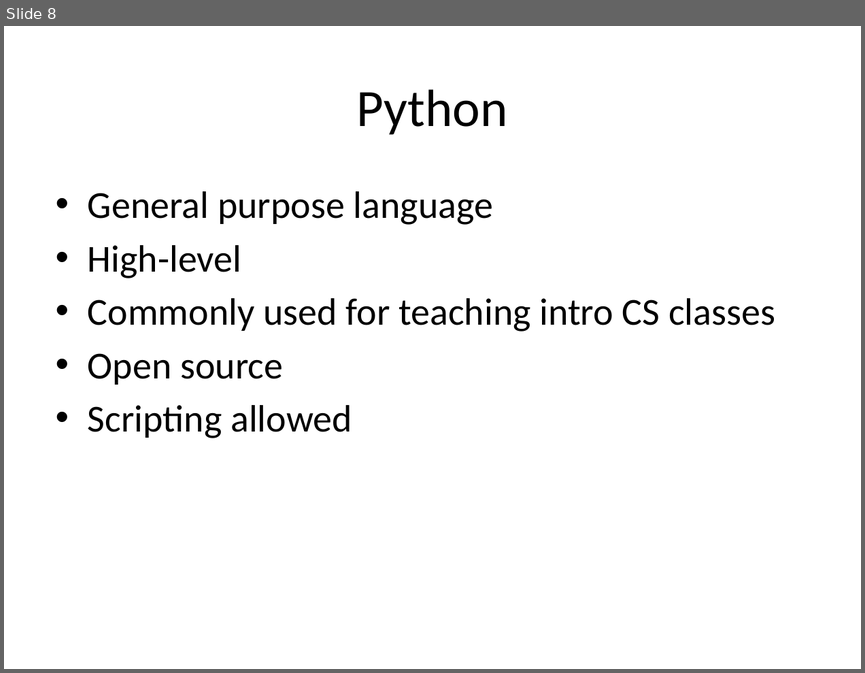
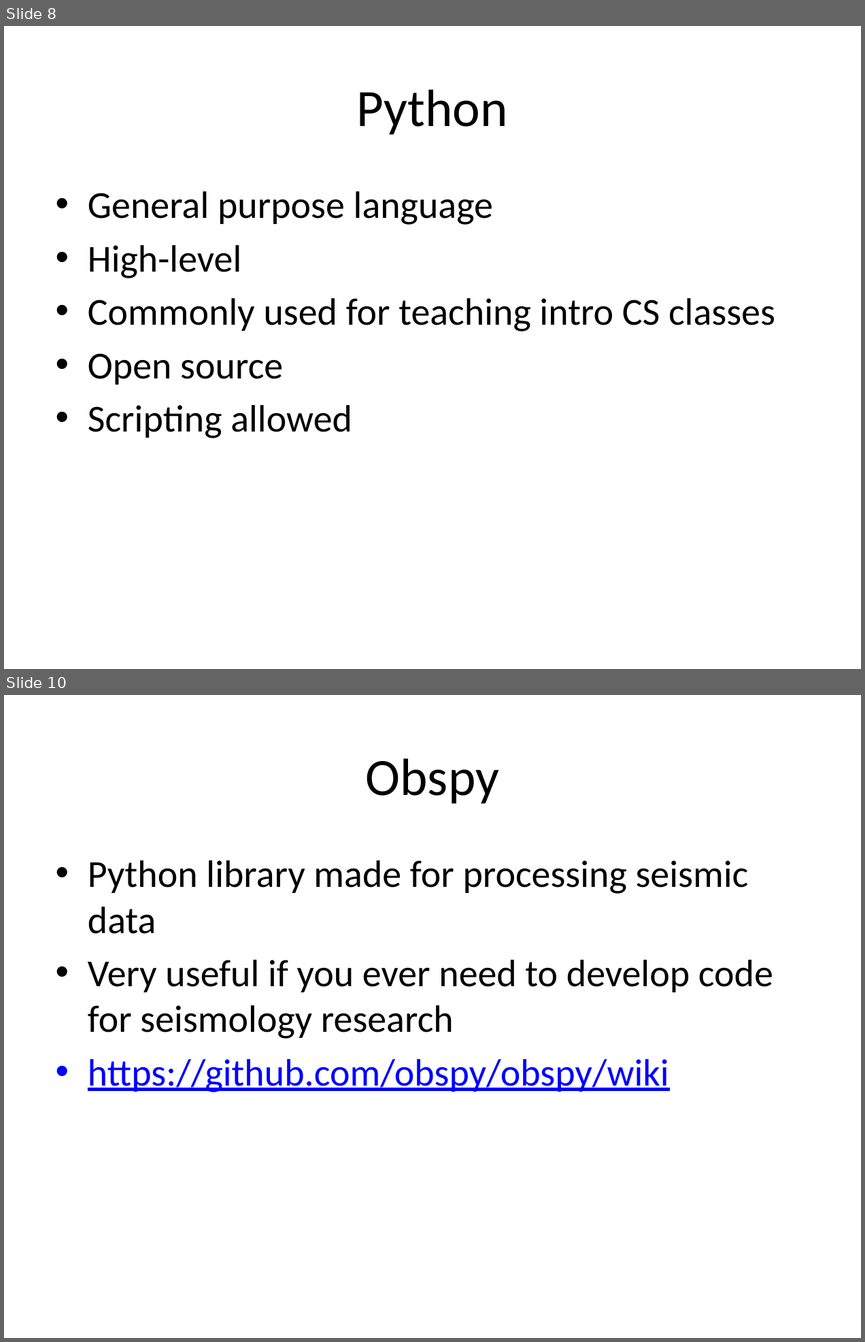
Before and after one commit to lkloh/USArray, a slide deck: InstallingCommonPrograms/InstallingCommonPrograms.pptx. Shown one above the other, each under a label of ours: slide 8 before the commit, slides 8 and 10 after it; the slides between them are not shown. The pictures are 865x673 and 865x1342 pixels, drawn with LibreOffice and Linux fonts; fonts in the diff are those of the drawing. Boxes give left, top, right and bottom in pixels: in the first picture for what was removed or moved away, otherwise in the second. Text is boxed around its words. In the diff, an @@ line names an element or a change of style, - is before the commit and + after.

```diff
--- a/InstallingCommonPrograms/InstallingCommonPrograms.pptx
+++ b/InstallingCommonPrograms/InstallingCommonPrograms.pptx
@@ slide 10 added at [4,695,861,1338], background #FFFFFF @@
@@ title added at [366,758,499,804], 44 pt, text #000000 @@
+Obspy
@@ text added at [88,860,773,1092], 32 pt, text #000000 @@
+• Python library made for processing seismic data
+• Very useful if you ever need to develop code for seismology research
+• https://github.com/obspy/obspy/wiki
```
Also in this commit, not shown: 3 slides changed, 4 other files.
